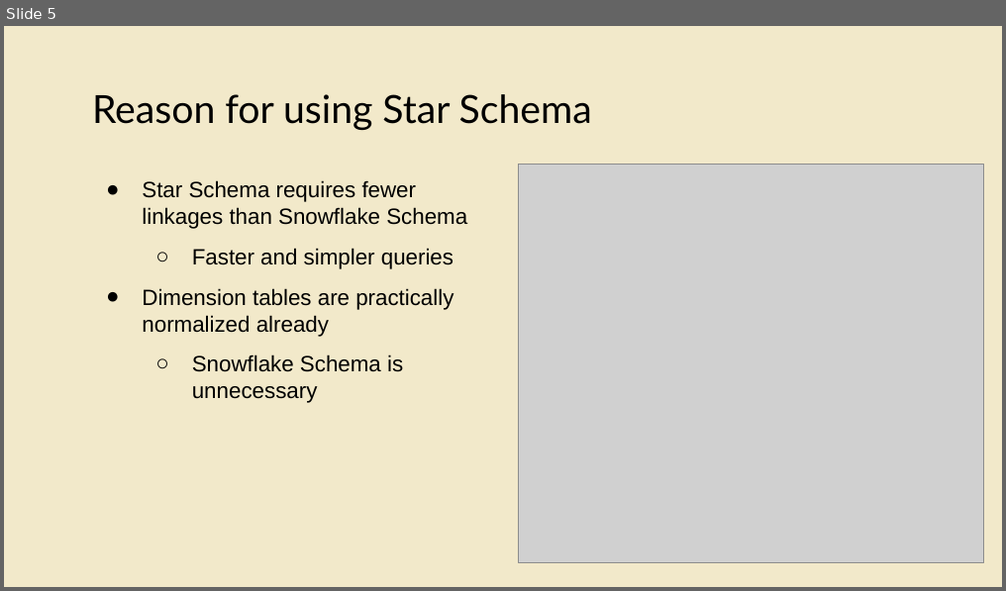
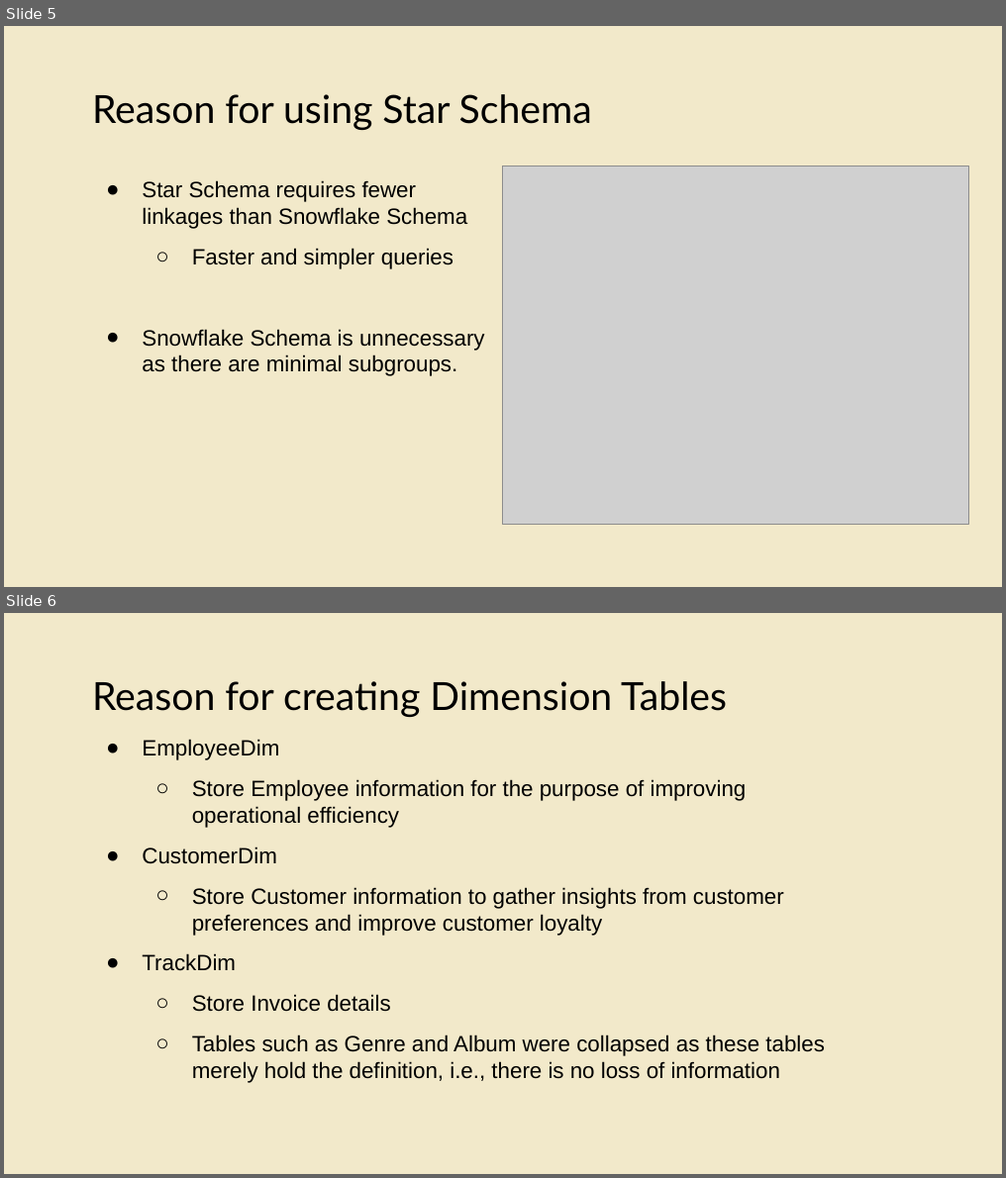
Before and after one commit to ethanolx/Rolling-Music-sql, a slide deck: group/doc/presentation.pptx. Shown one above the other, each under a label of ours: slide 5 before the commit, slides 5 and 6 after it. The pictures are 1006x591 and 1006x1178 pixels, drawn with LibreOffice and Linux fonts; fonts in the diff are those of the drawing; grey boxes stand for pictures. Boxes give left, top, right and bottom in pixels: in the first picture for what was removed or moved away, otherwise in the second. Text is boxed around its words. In the diff, an @@ line names an element or a change of style, - is before the commit and + after.

```diff
--- a/group/doc/presentation.pptx
+++ b/group/doc/presentation.pptx
@@ slide 6 added at [4,613,1002,1174], background #F2E9CA @@
@@ title added at [92,681,727,717], 28 pt, text #000000 @@
+Reason for creating Dimension Tables
@@ text added at [142,739,825,1083], 16 pt, text #000000 @@
+● EmployeeDim
+  ○ Store Employee information for the purpose of improving operational efficiency
+● CustomerDim
+  ○ Store Customer information to gather insights from customer preferences and improve customer loyalty
+● TrackDim
+  ○ Store Invoice details
+  ○ Tables such as Genre and Album were collapsed as these tables merely hold the definition, i.e., there is no loss of information
@@ slide 5 changed as well @@
@@ picture: place and size @@
-picture at [518,165,984,563]
+picture at [503,166,969,524]
@@ text at [142,329,485,376]: text changed @@
-● Dimension tables are practically normalized already
-  ○ Snowflake Schema is unnecessary
+● Snowflake Schema is unnecessary as there are minimal subgroups.
```
Also in this commit, not shown: 7 other slides changed, 1 other slide added, 11 other files.
